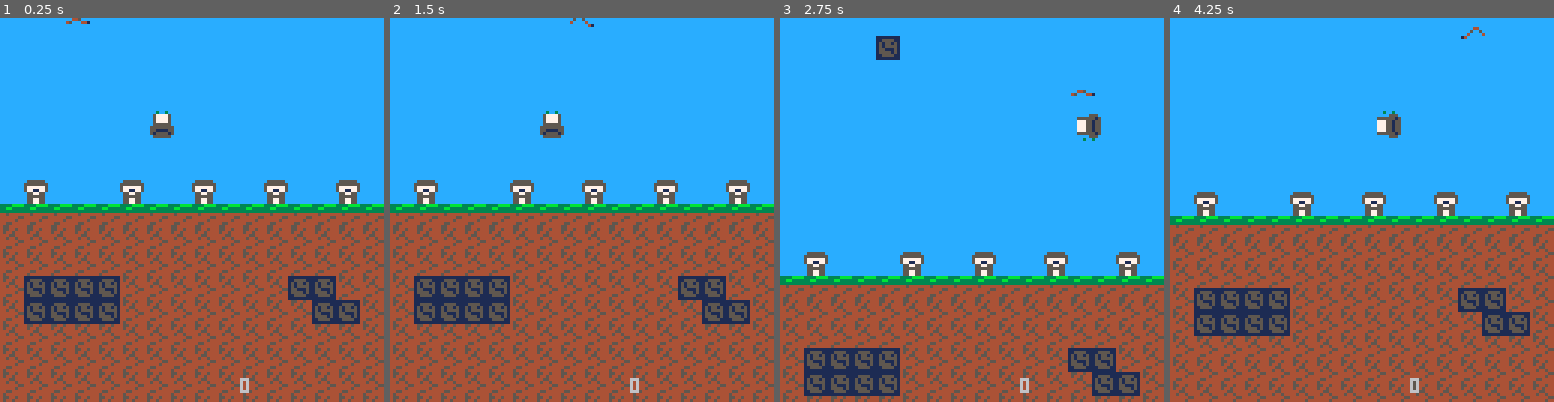
Above: before the commit, frames 1-4 (left to right).
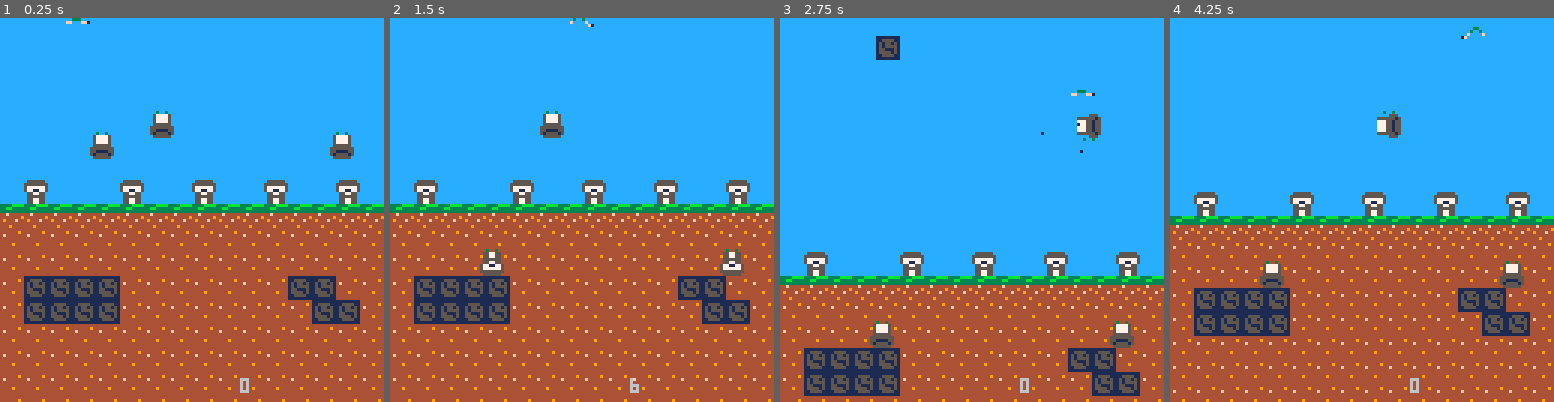
Above: after the commit, the same moments.

Repository: Mastoast/LDJam48
Game: PICO-8 cartridge ld48.p8
Two runs of this game, one before a commit and one after it. Both use one fixed random seed, a clock stepped at 60 frames per second and the inputs below.
Inputs:
- Up to frame 1 (0.25 s): no input
- Up to frame 2 (1.5 s): no input
- Up to frame 3 (2.75 s): hold Right 1.6-2.1 s; hold Up 2.15-2.42 s; hold Right from 2.47 s (still down)
- Up to frame 4 (4.25 s): release Right at 3.03 s; hold Left 3.08-3.58 s; hold Down 3.63-3.97 s; hold Right from 4.02 s (still down)

The runs differ from the first frame. In frame 1, 13% of the frame differs, in the area x 0-100%, y 0-100%; in frame 2, 13%; in frame 3, 7.7%; in frame 4, 12%.

Commit message:
ADD cpu + particles

Diff:
--- a/ld48.p8
+++ b/ld48.p8
@@ -10,14 +10,14 @@
 
 
 __gfx__
-00000000455445443333bbbb11111111000000000000000000000000000000000000000000000000000000000000000000000000000000000000000000000000
-000000004544544433bb333311555511000000000000000000000000000000000000000000000000000000000000000000000000000000000000000000000000
-00000000444554443333333315155151000000000000000000000000000000000000000000000000000000000000000000000000000000000000000000000000
-00000000445445444454444415155551000000000000000000000000000000000000000000000000000000000000000000000000000000000000000000000000
-00000000444444554444445515511151000000000000000000000000000000000000000000000000000000000000000000000000000000000000000000000000
-00000000444445444444454415555151000000000000000000000000000000000000000000000000000000000000000000000000000000000000000000000000
-00000000445544444455444411555511000000000000000000000000000000000000000000000000000000000000000000000000000000000000000000000000
-00000000454444444554444411111111000000000000000000000000000000000000000000000000000000000000000000000000000000000000000000000000
+00000000444444443333bbbb11111111000000000000000000000000000000000000000000000000000000000000000000000000000000000000000000000000
+000000004444449433bb333311555511000000000000000000000000000000000000000000000000000000000000000000000000000000000000000000000000
+000000004f4444443333333315155151000000000000000000000000000000000000000000000000000000000000000000000000000000000000000000000000
+000000004444444444f4444415155551000000000000000000000000000000000000000000000000000000000000000000000000000000000000000000000000
+00000000444444444444444915511151000000000000000000000000000000000000000000000000000000000000000000000000000000000000000000000000
+000000004444944449444f4415555151000000000000000000000000000000000000000000000000000000000000000000000000000000000000000000000000
+00000000444444444444444411555511000000000000000000000000000000000000000000000000000000000000000000000000000000000000000000000000
+00000000444444444449444411111111000000000000000000000000000000000000000000000000000000000000000000000000000000000000000000000000
 05555550055555500000555000000000000000000000000000000000000000000000000000000000000000000000000000000000000000000000000000000000
 55555555515555155555551500000000000000000000000000000000000000000000000000000000000000000000000000000000000000000000000000000000
 57777775551111557775515500000000000000000000000000000000000000000000000000000000000000000000000000000000000000000000000000000000
@@ -37,10 +37,10 @@
 00000000000000000000000000000000000000000000000000000000000000000000000000000000000000000000000000000000000000000000000000000000
 00000000000000000000000000000000000000000000000000000000000000000000000000000000000000000000000000000000000000000000000000000000
 00000000000000000000000000000000000000000000000000000000000000000000000000000000000000000000000000000000000000000000000000000000
-00440000000000000000000000000000000000000000000000000000000000000000000000000000000000000000000000000000000000000000000000000000
-05005000004450000000000000000000000000000000000000000000000000000000000000000000000000000000000000000000000000000000000000000000
-40000400450004410000000000000000000000000000000000000000000000000000000000000000000000000000000000000000000000000000000000000000
-00000041000000000000000000000000000000000000000000000000000000000000000000000000000000000000000000000000000000000000000000000000
+00330000000000000000000000000000000000000000000000000000000000000000000000000000000000000000000000000000000000000000000000000000
+03003000003330000000000000000000000000000000000000000000000000000000000000000000000000000000000000000000000000000000000000000000
+f0000f00ff000ff10000000000000000000000000000000000000000000000000000000000000000000000000000000000000000000000000000000000000000
+000000f1000000000000000000000000000000000000000000000000000000000000000000000000000000000000000000000000000000000000000000000000
 00000000000000000000000000000000000000000000000000000000000000000000000000000000000000000000000000000000000000000000000000000000
 00000000000000000000000000000000000000000000000000000000000000000000000000000000000000000000000000000000000000000000000000000000
 00000000000000000000000000000000000000000000000000000000000000000000000000000000000000000000000000000000000000000000000000000000
--- a/main.lua
+++ b/main.lua
@@ -4,10 +4,18 @@
     shake = 0
     infade = 0
     printable = 0
-    particles = {}
     gcamera = {x = 0, y = 0}
     create(worm, 14, 14)
+    create(worm, 64, 150)
+    create(worm, 64, 200)
+    create(worm, 64, 250)
+    create(worm, 64, 300)
+    create(worm, 64, 350)
     current_player = create(mole, 50, 50)
+    current_player.get_input = ply_input
+    current_player.is_player = true
+    create(mole, 110, 50)
+    create(mole, 30, 50)
 end
 
 function _update()
@@ -19,6 +27,10 @@
         o:update()
         if o.destroyed then del(objects, o) end
     end
+
+    for a in all(particles) do
+		a:update()
+	end
 
     -- TODO fluid camera
     gcamera.y = current_player.y - 32
@@ -40,6 +52,10 @@
         o:draw()
     end
 
+    for a in all(particles) do
+		a:draw()
+	end
+
     print(printable, gcamera.x + 80, gcamera.y + 120, 6)
 end
 
--- a/mole.lua
+++ b/mole.lua
@@ -8,11 +8,12 @@
 mole.accel_x = 0.2
 mole.decel_x = 0.9
 mole.recovery = 0
+mole.is_player = false
 
 -- TODO add particules on win / death / movement
 -- TODO SFXs
 function mole.init(self)
-
+    self.get_input = cpu_input
 end
 
 -- States
@@ -34,10 +35,7 @@
     local input_y = 0
 
     if self.state == 1 then
-        if btn(0) then input_x -= 1 end
-        if btn(1) then input_x += 1 end
-        if btn(2) then input_y -= 1 end
-        if btn(3) then input_y += 1 end
+        input_x, input_y = self:get_input()
     end
 
     if input_x == 0 then
@@ -62,17 +60,38 @@
     self:move_x(self.speed_x, self.collide_x)
     self:move_y(self.speed_y, self.collide_y)
 
+    if abs(self.speed_y) > 2 then
+        spawn_particles(1, 2, self.x + self.hit_w/2, self.y + self.hit_h/2, 1)
+    end
+
     -- collisions
     if self.state == 1 then
         for o in all(objects) do
             if o.base == worm and self:overlaps(o) then
                 o.destroyed = true
-                self.speed_y += 1
-                -- TODO part
+                self.speed_y += sgn(self.speed_y)
+                spawn_particles(4 + rnd(3), 3, o.x, o.y, 8)
             end
         end
     end
 
+end
+
+function ply_input(self)
+    local input_x = 0
+    local input_y = 0
+    if btn(0) then input_x -= 1 end
+    if btn(1) then input_x += 1 end
+    if btn(2) then input_y -= 1 end
+    if btn(3) then input_y += 1 end
+    return input_x, input_y
+end
+
+function cpu_input(self)
+    local input_x = 0
+    local input_y = 0
+    input_y = 1
+    return input_x, input_y
 end
 
 function mole.draw(self)
@@ -96,7 +115,7 @@
 
 function mole.collide_x(self)
     if abs(self.speed_x) > 2 then
-        shake = 1
+        if self.is_player then shake = 1 end
         self.speed_x = - self.speed_x/2
         self:hit(5)
     else
@@ -107,8 +126,10 @@
 
 function mole.collide_y(self)
     if abs(self.speed_y) > 2 then
-        freeze_time = 5
-        shake = 5
+        if self.is_player then
+            freeze_time = 5
+            shake = 5
+        end
         self.speed_y = - self.speed_y/2
         self:hit(10)
     else
--- a/objects.lua
+++ b/objects.lua
@@ -21,3 +21,46 @@
 function reverse_facing(self)
     self.facing *= -1
 end
+
+-- particles
+
+particles = {}
+
+-- number of particles
+-- size
+-- x / y
+-- color
+function spawn_particles(nb,s,x,y,c)
+	for i=1,flr(nb) do
+		add(particles, make_particle(s,x,y,c))
+	end
+end
+
+function make_particle(s,x,y,c)
+	local p={
+		s=s or 1,
+		c=c or 7,
+		x=x,y=y,k=k,
+		t=0, t_max=16+flr(rnd(4)),
+		dx=rnd(2)-1,dy=-rnd(3),
+		ddy=0.05,
+		update=update_particle,
+		draw=draw_particle
+	}
+	return p
+end
+
+function draw_particle(a)
+	circfill(a.x,a.y,a.s,a.c)
+end
+
+function update_particle(a)
+	if a.s>=1 and a.t%4==0 then a.s-=1 end
+	if a.t%2==0 then
+		a.dy+=a.ddy
+		a.x+=a.dx
+		a.y+=a.dy
+	end
+	a.t+=1
+	if (a.t==a.t_max) del(particles, a)
+end
